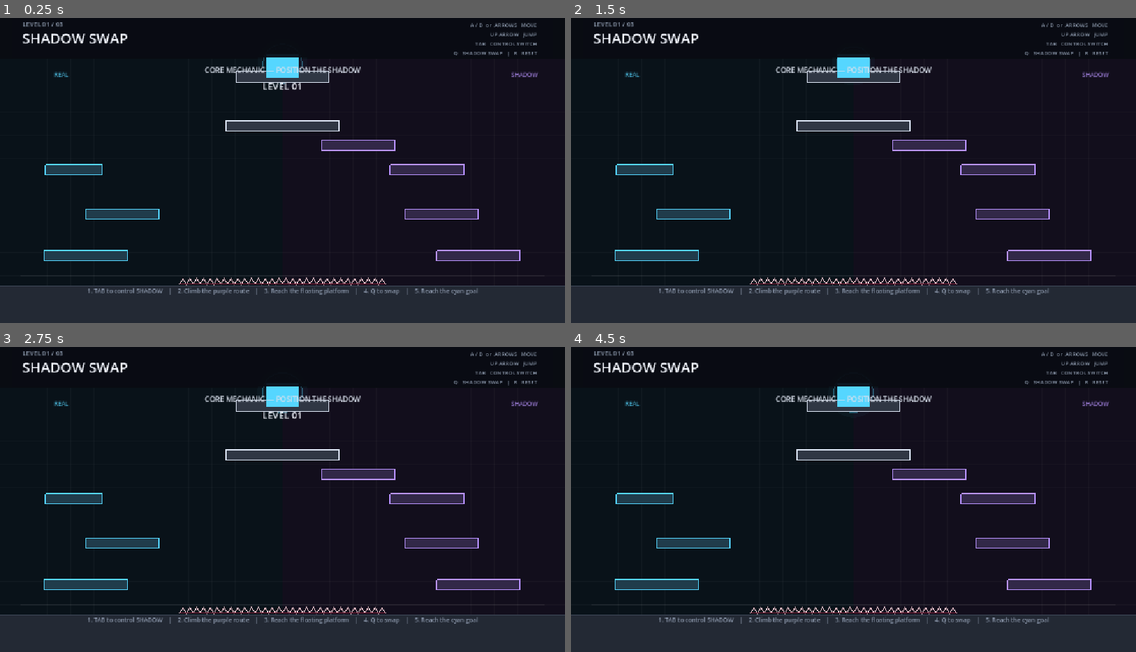
Above: before the commit, frames 1-4 (two rows, left to right).
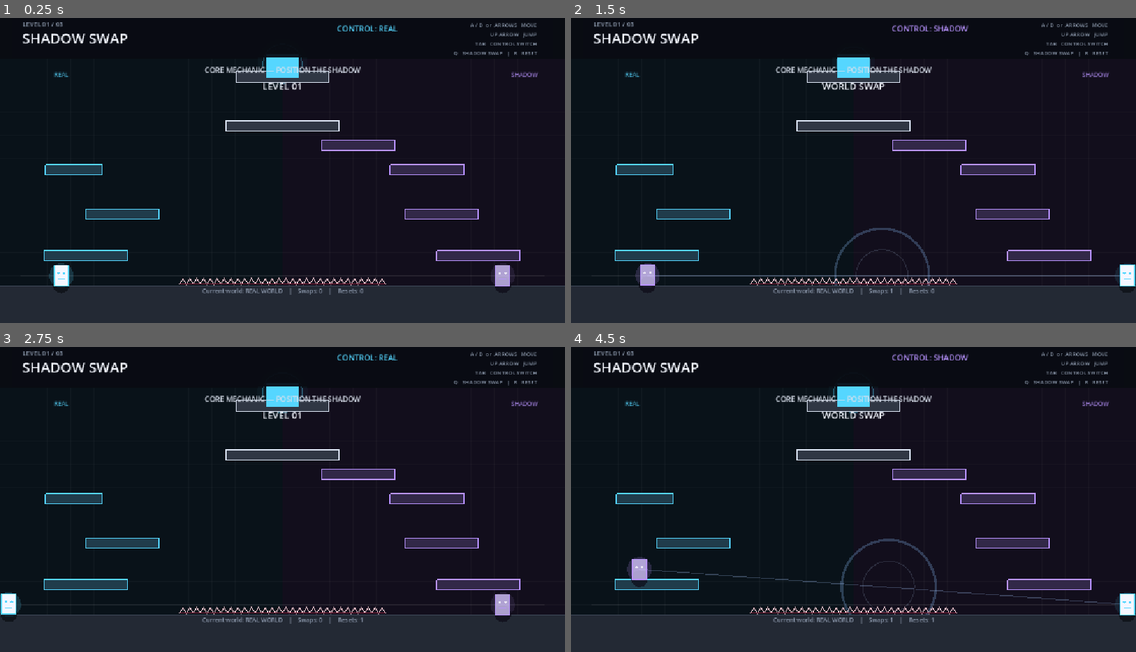
Above: after the commit, the same moments.

Repository: divanburke/ShadowSwap
Game: Godot game, scene res://main.tscn
Same seed, same stepped clock (60 frames per second), same inputs: the game is played once before the commit and once after it.
Inputs:
- Up to frame 1 (0.25 s): no input
- Up to frame 2 (1.5 s): tap Enter at 0.5 s; hold D from 0.53 s (still down); tap Tab at 0.6 s; tap Up at 0.77 s; tap Q at 1.35 s
- Up to frame 3 (2.75 s): tap Up at 1.52 s; release D at 2.03 s; hold A from 2.03 s (still down); tap R at 2.1 s
- Up to frame 4 (4.5 s): release A at 2.78 s; hold D 2.78-4.28 s; tap Enter at 2.85 s; tap Up at 3.02, 3.77 s; tap Tab at 3.6 s; hold A from 4.28 s (still down); tap Q at 4.35 s

The runs differ from the first frame. In frame 1, 1.2% of the frame differs, in the area x 8-91%, y 2-91%; in frame 2, 2.0%; in frame 3, 1.1%; in frame 4, 2.1%, in the area x 9-100%, y 2-91%.
Error before the commit: Invalid call. Nonexistent function 'get' in base 'Nil'. (res://scripts/main.gd:522)

Commit message:
Initialize both characters in every prototype level

Diff:
--- a/scripts/main.gd
+++ b/scripts/main.gd
@@ -117,6 +117,7 @@
 
 	create_hazard(Vector2(576, 563), Vector2(420, 12), COMMON_LAYER, "THE VOID SPIKES")
 	create_goal()
+	build_characters_for_level()
 
 	set_objective(
 		"Reach the upper Shadow platform, then Q to swap into its position.",
